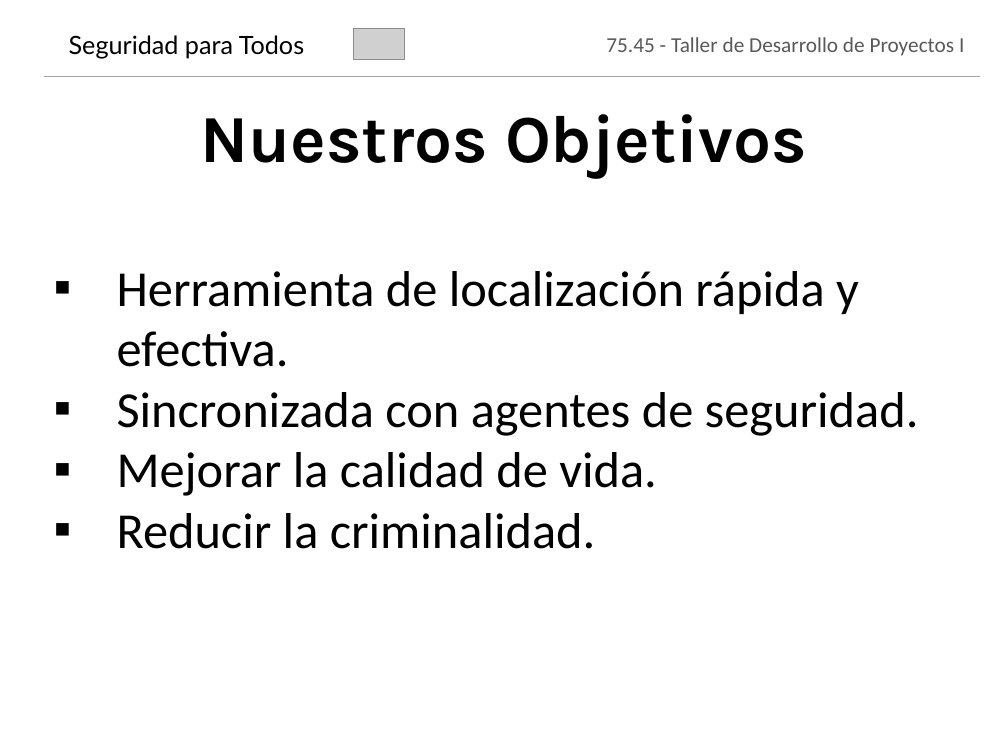
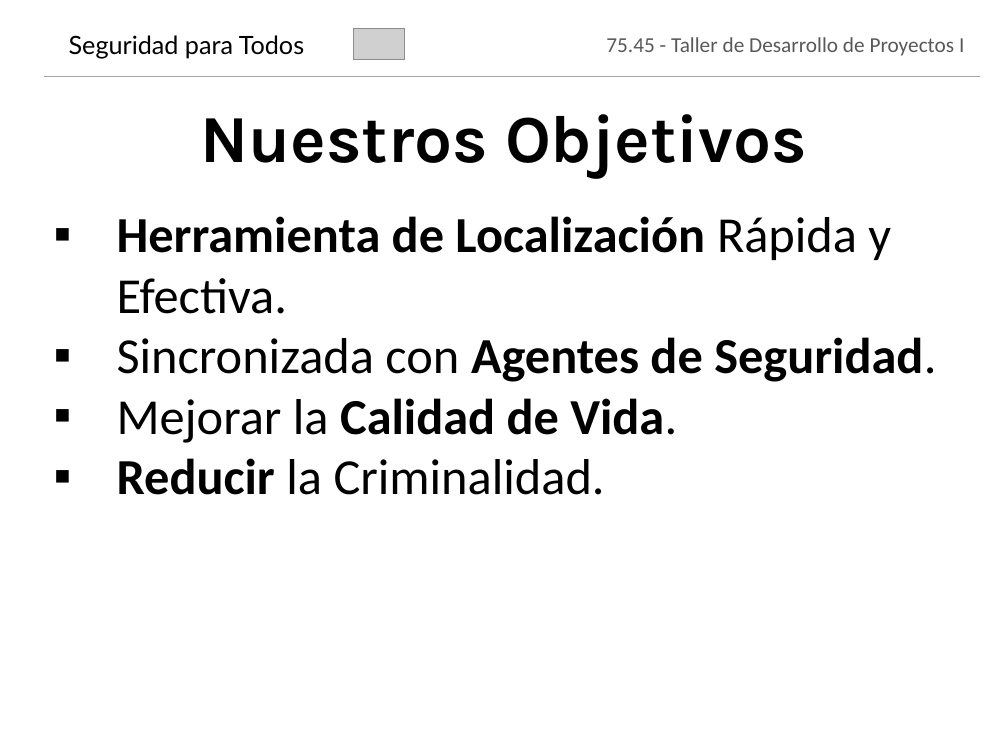
Before and after one commit to jmonetti/2012-1er-taller-de-desarrollo-de-proyectos-i, a slide deck: slide 3 of docs/Presentacion.pptx. Drawn at 1008x756 pixels with LibreOffice and Linux fonts; fonts in the diff are those of the drawing; grey boxes stand for pictures; background and template pictures are left out. Boxes give left, top, right and bottom in pixels: in the first picture for what was removed or moved away, otherwise in the second. Text is boxed around its words. In the diff, an @@ line names an element or a change of style, - is before the commit and + after.

```diff
--- a/docs/Presentacion.pptx
+++ b/docs/Presentacion.pptx
@@ text at box(117, 216, 936, 495): text changed; bold on @@
-▪ Herramienta de localización rápida y efectiva.
-▪ Sincronizada con agentes de seguridad.
-▪ Mejorar la calidad de vida.
-▪ Reducir la criminalidad.
+▪ Herramienta de Localización Rápida y Efectiva.
+▪ Sincronizada con Agentes de Seguridad.
+▪ Mejorar la Calidad de Vida.
+▪ Reducir la Criminalidad.
```
Also in this commit, not shown: 5 other slides changed, 5 other files.
